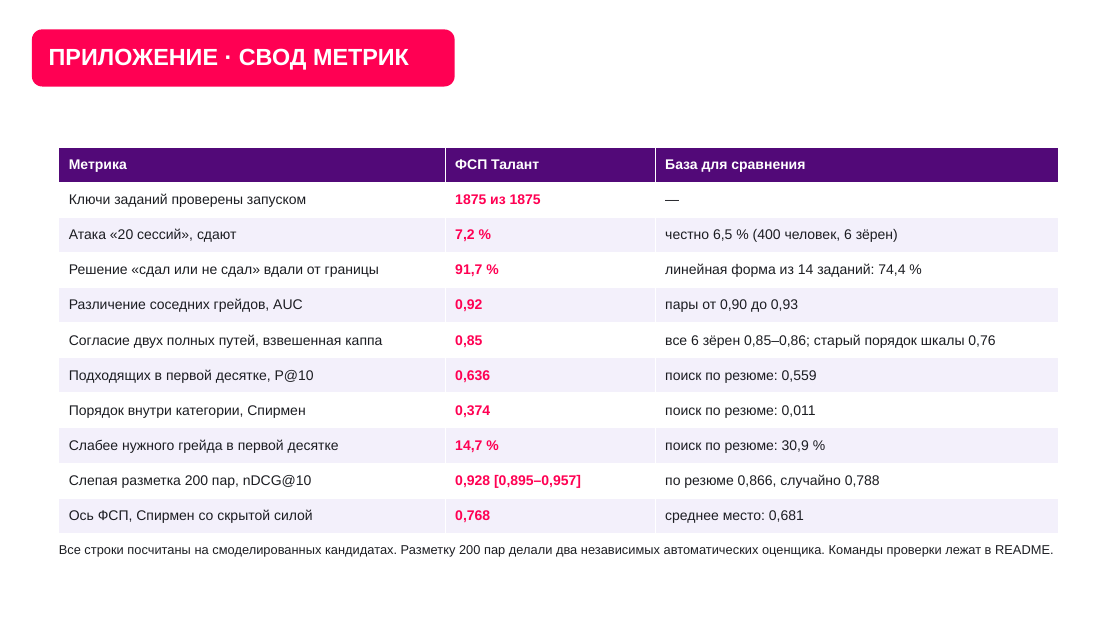
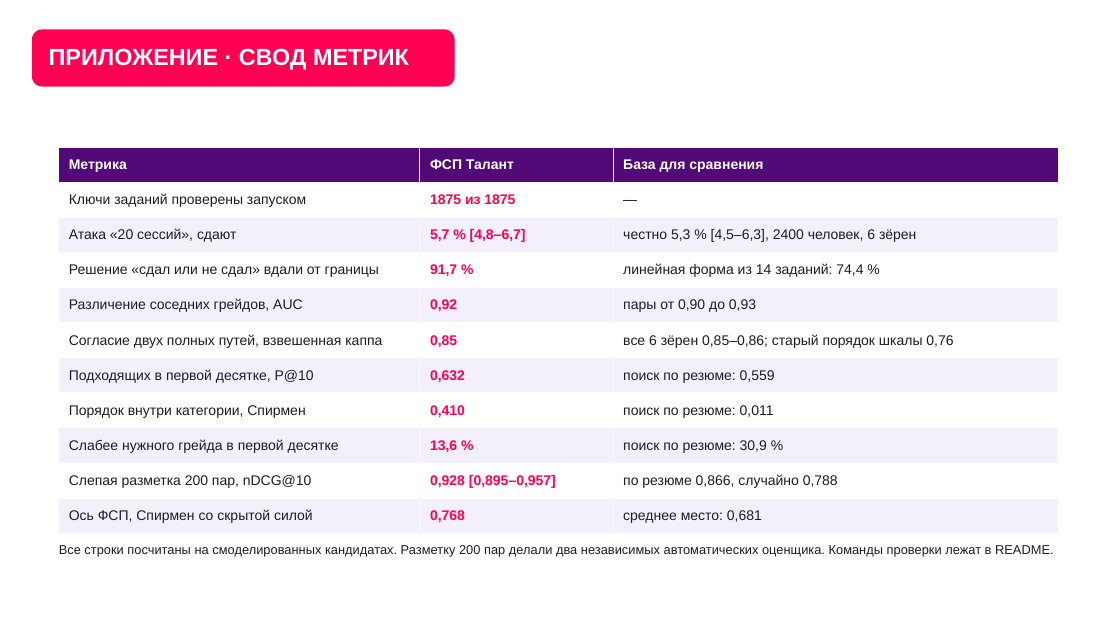
Before and after one commit to KonkovDV/fsp-talent, a slide deck: slide 31 of submission/03-presentation/FSP_Talent_presentation.pptx. Drawn at 1120x630 pixels with LibreOffice and Linux fonts; fonts in the diff are those of the drawing; background and template pictures are left out. Boxes give left, top, right and bottom in pixels: in the first picture for what was removed or moved away, otherwise in the second. Text is boxed around its words. In the diff, an @@ line names an element or a change of style, - is before the commit and + after.

```diff
--- a/submission/03-presentation/FSP_Talent_presentation.pptx
+++ b/submission/03-presentation/FSP_Talent_presentation.pptx
@@ table at (59, 147, 1059, 534) @@
-row 3, column 2: 7,2 %
+row 3, column 2: 5,7 % [4,8–6,7]
-row 3, column 3: честно 6,5 % (400 человек, 6 зёрен)
+row 3, column 3: честно 5,3 % [4,5–6,3], 2400 человек, 6 зёрен
-row 7, column 2: 0,636
+row 7, column 2: 0,632
-row 8, column 2: 0,374
+row 8, column 2: 0,410
-row 9, column 2: 14,7 %
+row 9, column 2: 13,6 %
```
Also in this commit, not shown: 6 other slides changed, 1 other file.
